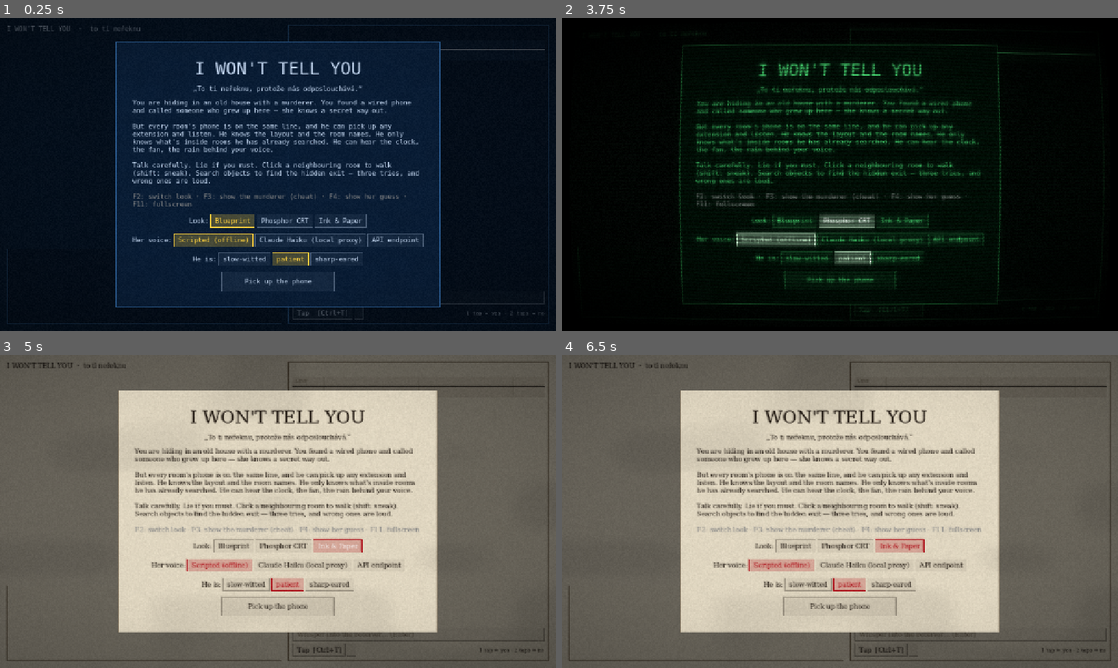
Above: before the commit, frames 1-4 (two rows, left to right).
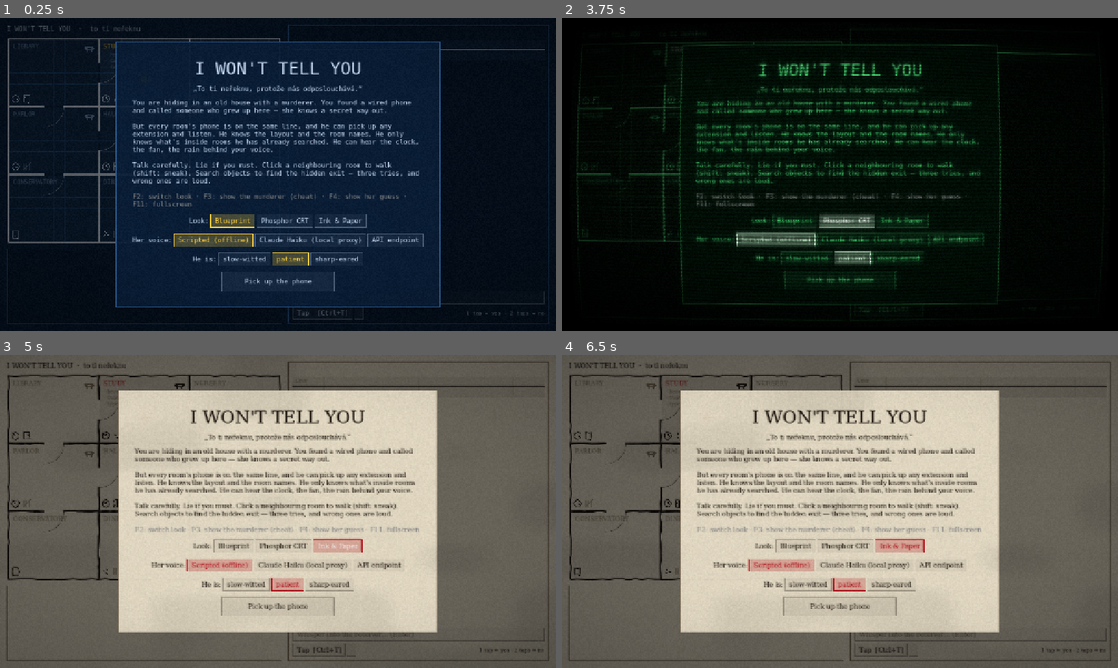
Above: after the commit, the same moments.

Repository: Vikvam/oiside-jam-2610
Game: Godot game, scene res://main.tscn
Same seed, same stepped clock (60 frames per second), same inputs: the game is played once before the commit and once after it.
Inputs (mouse positions are in pixels of both pictures, inside the frame that each line leads up to):
- Up to frame 1 (0.25 s): no input
- Up to frame 2 (3.75 s): click (979, 296) at 0.52 s; type "12" at 0.6 s; click "Tap [Ctrl+T]" at 1.25 s; click (923, 312) at 2 s; click "Blueprint" at 2.75 s; click "Phosphor CRT" at 3.5 s
- Up to frame 3 (5 s): click "Ink & Paper" at 4.25 s
- Up to frame 4 (6.5 s): click "Tap [Ctrl+T]" at 5 s; click (912, 649) at 5.75 s

The runs differ from the first frame. In frame 1, 1.2% of the frame differs, in the area x 1-51%, y 6-72%; in frame 2, 0.8%; in frame 3, 1.3%; in frame 4, 1.4%.

Commit message:
Pause menu, door arcs, hiding vignette, mock tap questions, playtest notes
Co-Authored-By: Claude Opus 5.5 <noreply@anthropic.com>

Diff:
--- a/scripts/main.gd
+++ b/scripts/main.gd
@@ -19,6 +19,8 @@
 var title_layer: CanvasLayer
 var over_layer: CanvasLayer
 var over_text: RichTextLabel
+var pause_layer: CanvasLayer
+var paused := false
 var backend := "mock"
 var difficulty := "normal"
 var running := false
@@ -40,8 +42,13 @@
 	_build_post()
 	_build_title()
 	_build_over()
+	_build_pause()
 	_apply_style()
 	_show_title()
+	# Draw the house behind the title screen.
+	var demo := Game.new()
+	demo.setup(1)
+	plan.bind(demo)
 	_dev_args()
 
 
@@ -292,6 +299,41 @@
 	row.add_child(menu)
 
 
+func _build_pause() -> void:
+	pause_layer = CanvasLayer.new()
+	pause_layer.layer = 12
+	pause_layer.visible = false
+	add_child(pause_layer)
+	var dim := ColorRect.new()
+	dim.set_anchors_preset(Control.PRESET_FULL_RECT)
+	dim.color = Color(0, 0, 0, 0.6)
+	pause_layer.add_child(dim)
+	var v := _panel_box(pause_layer, Vector2(360, 0))
+	var l := Label.new()
+	l.text = "ON HOLD"
+	l.add_theme_font_size_override("font_size", 28)
+	l.horizontal_alignment = HORIZONTAL_ALIGNMENT_CENTER
+	v.add_child(l)
+	var hint := Label.new()
+	hint.text = "(he's on hold too)"
+	hint.horizontal_alignment = HORIZONTAL_ALIGNMENT_CENTER
+	v.add_child(hint)
+	for b in [["Resume", func(): _set_paused(false)], ["Next look (F2)", func():
+			Style.next_style()
+			_apply_style()], ["Quit to title", func():
+			_set_paused(false)
+			_show_title()]]:
+		var btn := Button.new()
+		btn.text = b[0]
+		btn.pressed.connect(b[1])
+		v.add_child(btn)
+
+
+func _set_paused(on: bool) -> void:
+	paused = on and running
+	pause_layer.visible = paused
+
+
 # ---------------------------------------------------------------- style
 
 func _apply_style() -> void:
@@ -359,7 +401,7 @@
 	pbg.bg_color = Color(text, 0.1)
 	th.set_stylebox("background", "ProgressBar", pbg)
 	ui.theme = th
-	for layer in [title_layer, over_layer]:
+	for layer in [title_layer, over_layer, pause_layer]:
 		if layer:
 			for c in layer.get_children():
 				if c is Control:
@@ -462,6 +504,9 @@
 func _unhandled_input(e: InputEvent) -> void:
 	if e is InputEventKey and e.pressed and not e.echo:
 		match e.keycode:
+			KEY_ESCAPE:
+				if running and not over_layer.visible:
+					_set_paused(not paused)
 			KEY_F2:
 				Style.next_style()
 				_apply_style()
@@ -477,8 +522,9 @@
 
 func _process(dt: float) -> void:
 	var mat := post.material as ShaderMaterial
-	if not running or game == null:
+	if not running or game == null or paused:
 		mat.set_shader_parameter("danger", 0.0)
+		mat.set_shader_parameter("hidden", 0.0)
 		return
 	if _intro_queue.size() > 0:
 		_intro_t -= dt
@@ -491,3 +537,5 @@
 	game.tick(dt)
 	mat.set_shader_parameter("danger", sfx.danger)
 	mat.set_shader_parameter("on_line", 1.0 if game.player_on_line() else 0.0)
+	var hv: float = mat.get_shader_parameter("hidden") if mat.get_shader_parameter("hidden") != null else 0.0
+	mat.set_shader_parameter("hidden", move_toward(hv, 1.0 if game.hidden else 0.0, dt * 2.0))
--- a/scripts/rescuer/llm_rescuer.gd
+++ b/scripts/rescuer/llm_rescuer.gd
@@ -144,7 +144,11 @@
 	s += "WHAT YOU HEAR: only the line. You do NOT know where the player is — work it out from what they say and from the background sounds. "
 	s += "Background sounds on the line are mixed from every open extension. '[click: another extension picks up]' means someone, probably him, is now listening. "
 	s += "Hang-up clicks can be faked. Taps: one tap = yes, two taps = no. The player may lie on purpose to lure him away — if it sounds like a lie, play along.\n"
-	s += "Rooms without a phone: the player can't talk from there.\n\n"
+	s += "Rooms without a phone: the player can't talk from there.\n"
+	s += "The player sees a floor plan with every room's name, doors and sound icons, but not the objects of rooms they haven't visited. "
+	s += "Describing a room by its sounds ('the room with the clock and the fan') is as unsafe as naming it — he knows the sounds too.\n"
+	s += "After '[click: another extension picks up]' with no hang-up since, assume he IS listening: say almost nothing, or ask a yes/no question, or use a nickname. "
+	s += "If you hear '[a man's voice on the line ...]', he is sure where the player is — tell them to move, now, without naming where.\n\n"
 	s += "HOW TO TALK: whispered, scared, focused. Max 2 short sentences, under 30 words. No stage directions, no emojis. "
 	s += "Prefer nicknames, yes/no questions the player can answer with taps, and compass directions from where you think they are. "
 	s += "Avoid saying room names or object names when he might be listening. Ask before you guide if you are unsure where they are. "
--- a/scripts/rescuer/mock_rescuer.gd
+++ b/scripts/rescuer/mock_rescuer.gd
@@ -10,6 +10,8 @@
 var expect_next := ""     # room the player should be in after following us
 var cautious := false
 var said_cautious := false
+var pending_q := {}       # {feature, cands} — asked "tap once if you hear X"
+var bg_cands: Array = []
 var _pending := -1.0
 var _reply := ""
 var _read := 0            # line_log index already processed
@@ -56,6 +58,20 @@
 	var low := player_text.to_lower()
 	if cautious and (low.contains("clear") or low.contains("gone") or low.contains("2 taps") or low.contains("hung up")):
 		cautious = false
+	# Answer to our tap question?
+	if not pending_q.is_empty():
+		var yes := low.contains("[1 tap") or low.contains("yes")
+		var no := low.contains("[2 taps") or low.contains("no")
+		if yes or no:
+			var keep := []
+			for r in pending_q.cands:
+				if h.has_feature(r, pending_q.feature) == yes:
+					keep.append(r)
+			pending_q = {}
+			if keep.size() == 1:
+				guess = keep[0]
+			else:
+				bg_cands = keep
 	if picked_up and expect_next != "":
 		guess = expect_next
 		expect_next = ""
@@ -75,11 +91,23 @@
 			var cands := _from_background(bg)
 			if cands.size() == 1:
 				guess = cands[0]
+			elif cands.size() > 1:
+				bg_cands = cands
 	if cautious:
 		if said_cautious:
 			return ""
 		said_cautious = true
 		return "Shh. Someone else is on the line. Tap twice when they're gone."
+	if guess == "" and bg_cands.size() > 1:
+		# Ask about a sound that splits the candidates.
+		for f in House.FEATURES:
+			var n := 0
+			for r in bg_cands:
+				if h.has_feature(r, f):
+					n += 1
+			if n > 0 and n < bg_cands.size():
+				pending_q = {"feature": f, "cands": bg_cands.duplicate()}
+				return "Listen. Is there a %s somewhere in that room, even if it's quiet now? One tap yes, two no." % {"clock": "clock", "fan": "fan", "rain": "window", "radiator": "radiator"}[f]
 	if guess == "":
 		if picked_up:
 			return "I'm here. Where are you? Don't name the room. Tell me something you can see."
@@ -105,8 +133,10 @@
 	feats.sort()
 	var out := []
 	for r in game.house.phone_rooms():
-		var exp: Array = game.expected_features(r, {})
-		exp.sort()
-		if exp == feats:
+		var ok := true
+		for f in feats:
+			if not game.house.has_feature(r, f):
+				ok = false
+		if ok:
 			out.append(r)
 	return out
--- a/scripts/ui/plan_view.gd
+++ b/scripts/ui/plan_view.gd
@@ -194,6 +194,22 @@
 	var ww: float = Style.c("wall_width")
 	for id in h.room_ids:
 		_draw_walls(id, wall, ww)
+	# Door swings (architectural quarter arcs)
+	var arc_col := wall
+	arc_col.a = 0.45
+	for d in House.DOORS:
+		var dp := _door_point(d[0], d[1])
+		var half := DOOR_W * U * 0.5
+		var ra := _rect(d[0])
+		var vertical := absf(dp.x - ra.end.x) < 4.0 or absf(dp.x - ra.position.x) < 4.0
+		if vertical:
+			var hinge := dp + Vector2(0, -half)
+			draw_arc(hinge, half * 2.0, PI * 0.5, PI * 0.5 - (PI * 0.5 if dp.x > ra.get_center().x else -PI * 0.5), 10, arc_col, 1.0, true)
+			draw_line(hinge, hinge + Vector2(0, half * 2.0), arc_col, 1.0)
+		else:
+			var hinge := dp + Vector2(-half, 0)
+			draw_arc(hinge, half * 2.0, 0.0, PI * 0.5 if dp.y > ra.get_center().y else -PI * 0.5, 10, arc_col, 1.0, true)
+			draw_line(hinge, hinge + Vector2(half * 2.0, 0), arc_col, 1.0)
 	# Labels + icons
 	var font := get_theme_default_font()
 	for id in h.room_ids:
--- a/shaders/post.gdshader
+++ b/shaders/post.gdshader
@@ -5,6 +5,7 @@
 uniform int mode = 0;
 uniform float danger = 0.0;      // 0..1, red/amber pulse at the edges
 uniform float on_line = 0.0;     // 0..1, extra static when the line is open
+uniform float hidden = 0.0;      // 0..1, tunnel vision while hiding
 uniform vec4 danger_color : source_color = vec4(1.0, 0.25, 0.2, 1.0);
 
 float hash(vec2 p) {
@@ -83,6 +84,9 @@
 		vig = mix(0.7, 1.0, vig);
 	}
 	col *= vig;
+	// hiding: everything but a small window goes dark
+	float tunnel = smoothstep(0.18, 0.62, length(c * vec2(1.0, 1.3)));
+	col *= 1.0 - hidden * tunnel * 0.85;
 	// danger pulse at edges
 	float edge = smoothstep(0.25, 0.75, length(c * vec2(1.0, 1.25)));
 	float pulse = 0.65 + 0.35 * sin(TIME * 6.0);
--- /dev/null
+++ b/tests/llm_game.gd
@@ -0,0 +1,57 @@
+extends SceneTree
+## One real-time game: smart bot player vs murderer, with the LLM rescuer via
+## the local Haiku proxy. Capped at MAX_CALLS requests. Prints a transcript.
+##   godot --headless --path . -s tests/llm_game.gd -- [seed]
+
+const MAX_CALLS := 20
+const BotScript = preload("res://tests/sim.gd")
+
+var g: Game
+var bot
+var r: LlmRescuer
+var calls := 0
+
+
+func _init() -> void:
+	var args := OS.get_cmdline_user_args()
+	g = Game.new()
+	g.difficulty = "normal"
+	g.setup(int(args[0]) if args.size() > 0 else 42)
+	r = LlmRescuer.new()
+	r.game = g
+	r.mode = "proxy"
+	r.fallback = MockRescuer.new(g)
+	root.add_child.call_deferred(r)
+	var wrapped := {"r": r}
+	g.rescuer = self
+	for l in ["It's me. Don't say my name. Listen.", "There's a way out of the house. He doesn't know about it. I'll get you there.",
+			"But every phone in that house is on one line. If he picks up an extension, he hears every word.",
+			"So don't tell me where you are. Not straight out. One tap means yes, two taps mean no."]:
+		g.line_log.append({"who": "rescuer", "text": l})
+	bot = BotScript.Bot.new(g, "smart")
+	g.event.connect(bot.on_event)
+	g.event.connect(func(t, d):
+		if t in ["murderer_log", "rescuer_says", "player_says", "player_arrive", "line_click", "footsteps", "exit_try", "game_over", "murderer_says", "rescuer_error"]:
+			print("%6.1f %-14s %s" % [g.time, t, d]))
+	print("start %s exit %s/%s murderer %s" % [g.player_room, g.exit_room, g.exit_obj, g.murderer.room])
+
+
+func request(ctx: Dictionary) -> void:
+	calls += 1
+	if calls > MAX_CALLS:
+		r.fallback.request(ctx)
+	else:
+		r.request(ctx)
+
+
+func tick(dt: float) -> void:
+	r.tick(dt)
+
+
+func _process(dt: float) -> bool:
+	if g.over or g.time > 400.0:
+		print("END reason=%s t=%.0f calls=%d" % [g.end_reason, g.time, calls])
+		return true
+	g.tick(dt)
+	bot.tick(dt)
+	return false
Not shown, added: PLAYTEST.md
